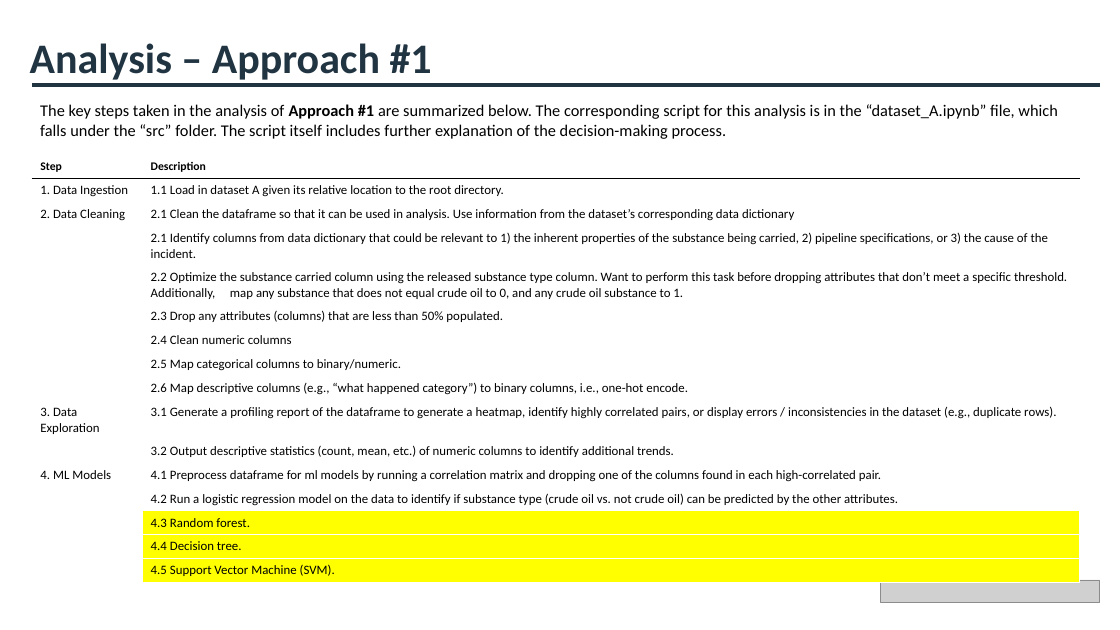
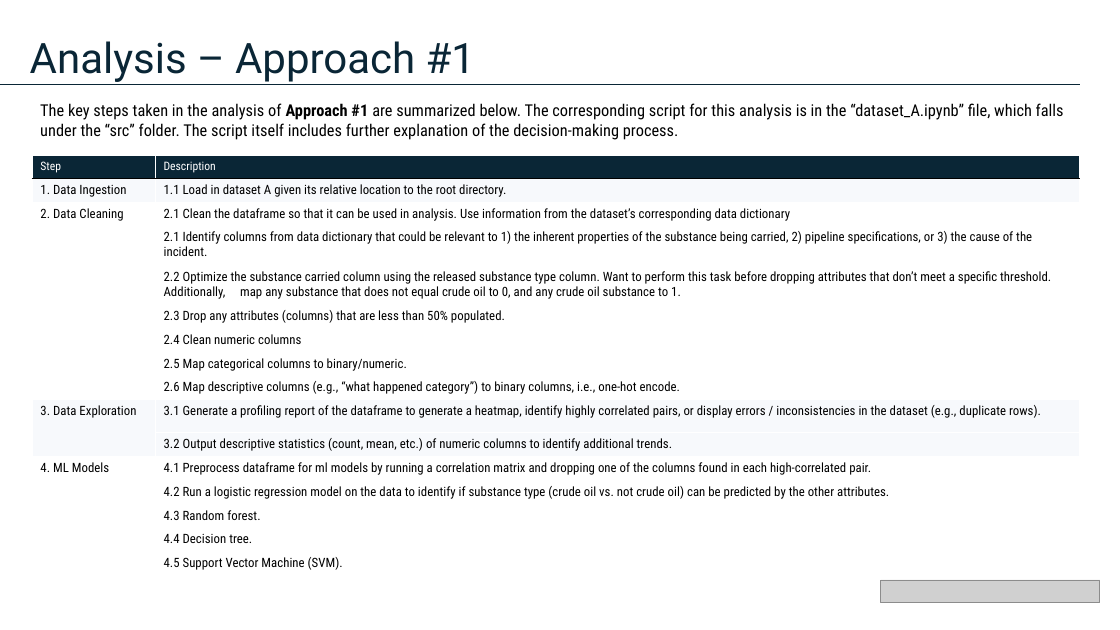
Before and after one commit to cameronmackinnon/crude_oil_accidents, a slide deck: slide 9 of presentations/Pipeline Accidents Presentation v0.pptx. Drawn at 1120x630 pixels with LibreOffice and Linux fonts; fonts in the diff are those of the drawing; grey boxes stand for pictures. Boxes give left, top, right and bottom in pixels: in the first picture for what was removed or moved away, otherwise in the second. Text is boxed around its words. In the diff, an @@ line names an element or a change of style, - is before the commit and + after.

```diff
--- a/presentations/Pipeline Accidents Presentation v0.pptx
+++ b/presentations/Pipeline Accidents Presentation v0.pptx
@@ text "Analysis – Approach #1" at bbox=[30, 41, 475, 82]: font Calibri to Roboto, text colour #213442 to #0A2636, bold off @@
@@ line moved from (32, 85) - (1100, 85) to (0, 85) - (1081, 85) @@
@@ line (0, 85) - (1081, 85): stroke #213442 3 pt to #0A2636 1 pt @@
@@ text "The key steps taken in ..." at bbox=[40, 103, 1064, 140]: font Calibri to Roboto Condensed @@
@@ table at bbox=[32, 155, 1081, 575] @@
@@ fill none to #0A2636 in row 1 @@
@@ fill none to #F7F9FC in 5 cells @@
@@ fill #FFFF00 to none in 3 cells @@
@@ font Calibri to Roboto Condensed @@
@@ text colour #000000 to #FFFFFF, bold off in "Step", "Description" @@
```
Also in this commit, not shown: 16 other slides changed, 1 slide added, 6 slides removed, 2 other files.
